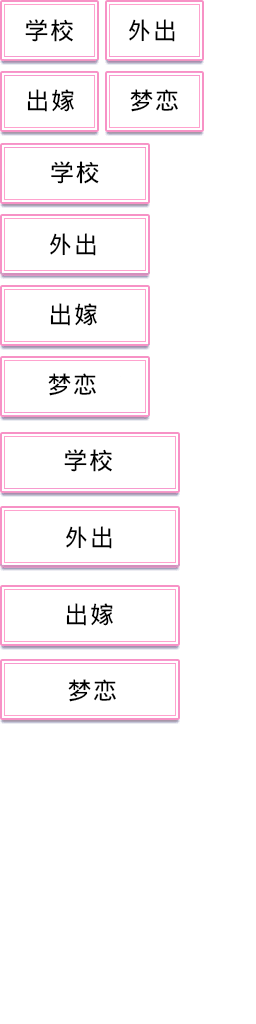
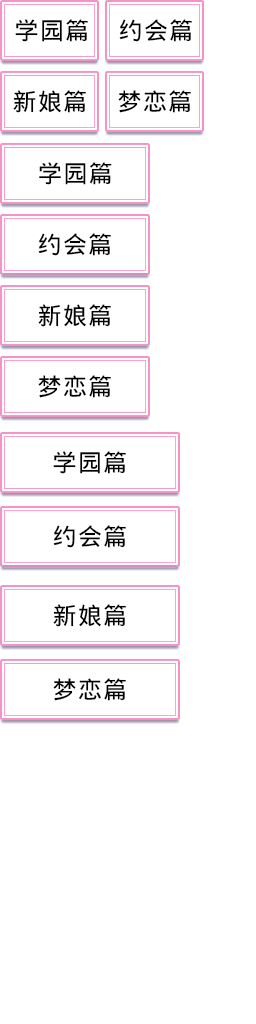
Two versions of the same layered image (256px x 1024px). Layer-by-layer changes:
added group "梦恋篇" (1st of 4) with 9 layers above "新娘篇" over [13, 89, 191, 702]
added group "组 1" with 2 layers in group "梦恋篇" over [38, 373, 111, 398]
renamed "梦恋 拷贝" to "梦恋篇", moved it into group "组 1", painted on it over [38, 373, 111, 398]
added group "组 3" with 2 layers in group "梦恋篇" over [53, 678, 126, 702]
renamed "梦恋 拷贝 2" to "梦恋篇", moved it into group "组 3", painted on it over [53, 678, 126, 702]
added group "组 2" with 2 layers in group "梦恋篇" over [118, 89, 191, 113]
renamed "梦恋" to "梦恋篇", moved it into group "组 2", painted on it over [118, 89, 191, 113]
added group "新娘篇" (1st of 4) with 9 layers above "约会篇" over [13, 89, 175, 627]
added group "组 4" with 2 layers in group "新娘篇" over [38, 303, 111, 327]
renamed "出嫁 拷贝" to "新娘篇", moved it into group "组 4", painted on it over [38, 303, 111, 327]
added group "组 5" with 2 layers in group "新娘篇" over [53, 603, 126, 627]
renamed "出嫁 拷贝 2" to "新娘篇", moved it into group "组 5", painted on it over [53, 603, 126, 627]
added group "组 6" with 2 layers in group "新娘篇" over [13, 89, 86, 113]
renamed "出嫁" to "新娘篇", moved it into group "组 6", painted on it over [13, 89, 86, 113]
added group "约会篇" (1st of 4) with 9 layers above "学园篇" over [13, 19, 192, 549]
added group "组 8" with 2 layers in group "约会篇" over [53, 525, 126, 549]
renamed "外出 拷贝 2" to "约会篇", moved it into group "组 8", painted on it over [53, 525, 126, 549]
added group "学园篇" (1st of 4) with 9 layers above "图层 1 拷贝" over [13, 19, 175, 474]
added group "组 10" with 2 layers in group "学园篇" over [39, 161, 112, 185]
renamed "学校 拷贝" to "学园篇", moved it into group "组 10", painted on it over [39, 161, 112, 185]
added group "组 11" with 2 layers in group "学园篇" over [53, 449, 126, 474]
renamed "学校 拷贝 2" to "学园篇", moved it into group "组 11", painted on it over [53, 449, 126, 474]
…and 6 more changes (3 added, 3 painted, 3 renamed, 3 stack)
